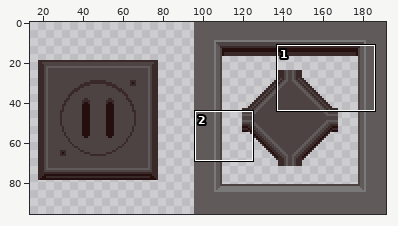
File history of a pixel-art file, graphics/images/HUD/engine/enginePlug.ase. Above: a wide view before the commit, with the close-up outlined.
Close-up. Before the commit:
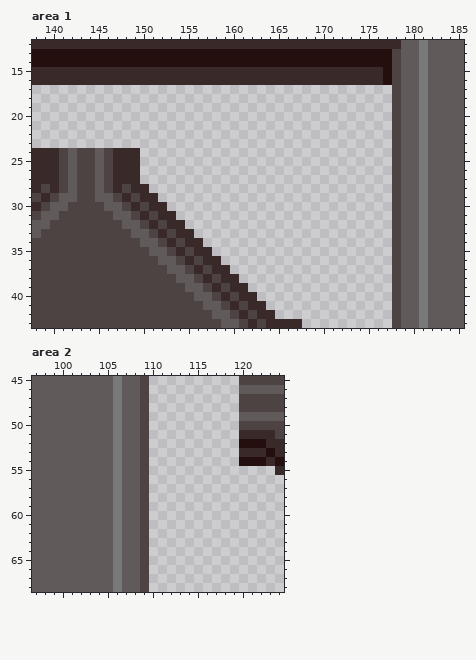
192x96 pixels, 1 frame. Shown: area 1: x 138..185, y 12..43; area 2: x 97..124, y 45..68. The wide view leaves out empty margins.
New version:
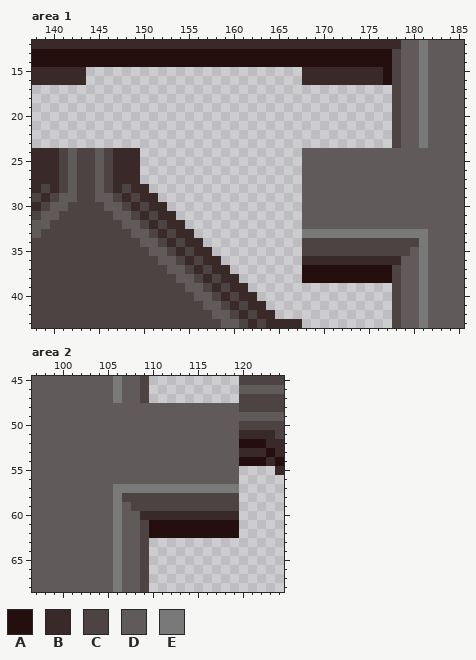
Palette (. is transparent): A #240e0e  B #392929  C #4e4343  D #605a5a  E #797979
The exact change:
Changed rows in their new state; - is an unchanged pixel.
Area 1, layer "Tilemap 1":
first column x 144:
15 ........................
16 ........................
first column x 168:
24 DDDDDDDDDDD--D
25 DDDDDDDDDDD--D
26 DDDDDDDDDDD--D
27 DDDDDDDDDDD--D
28 DDDDDDDDDDD--D
29 DDDDDDDDDDD--D
30 DDDDDDDDDDD--D
31 DDDDDDDDDDD--D
32 DDDDDDDDDDD--D
33 EEEEEEEEEEEEE-
34 CCCCCCCCCC-CC-
35 CCCCCCCCCC-C--
36 BBBBBBBBBBB---
37 AAAAAAAAAA----
38 AAAAAAAAAA----
Area 2, layer "Tilemap 1":
first column x 106:
48 D--DDDDDDDDDDD
49 D--DDDDDDDDDDD
50 D--DDDDDDDDDDD
51 D--DDDDDDDDDDD
52 D--DDDDDDDDDDD
53 D--DDDDDDDDDDD
54 D--DDDDDDDDDDD
55 D--DDDDDDDDDDD
56 D--DDDDDDDDDDD
57 -EEEEEEEEEEEEE
58 -CC-CCCCCCCCCC
59 --C-CCCCCCCCCC
60 ---BBBBBBBBBBB
61 ----AAAAAAAAAA
62 ----AAAAAAAAAA
